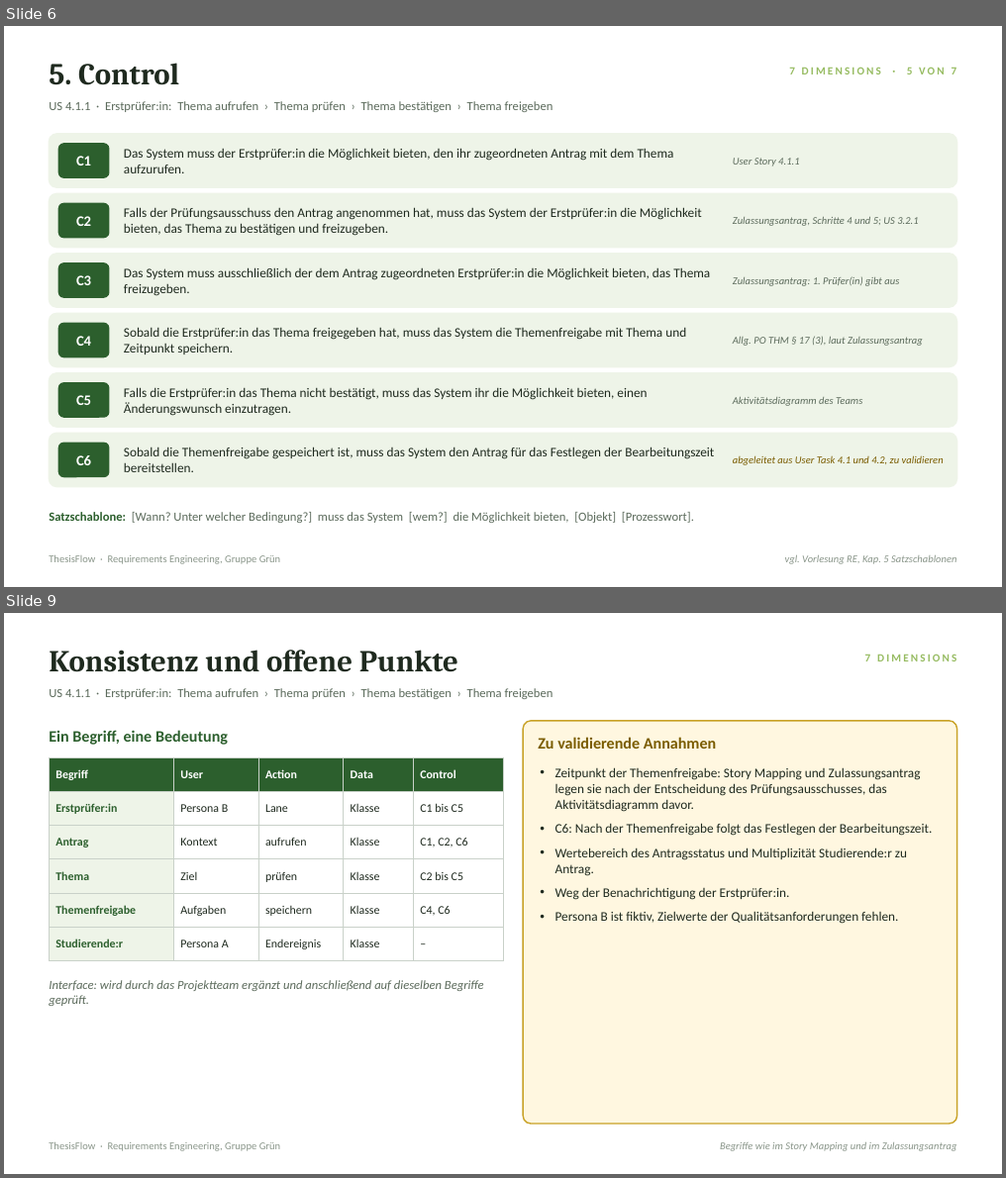
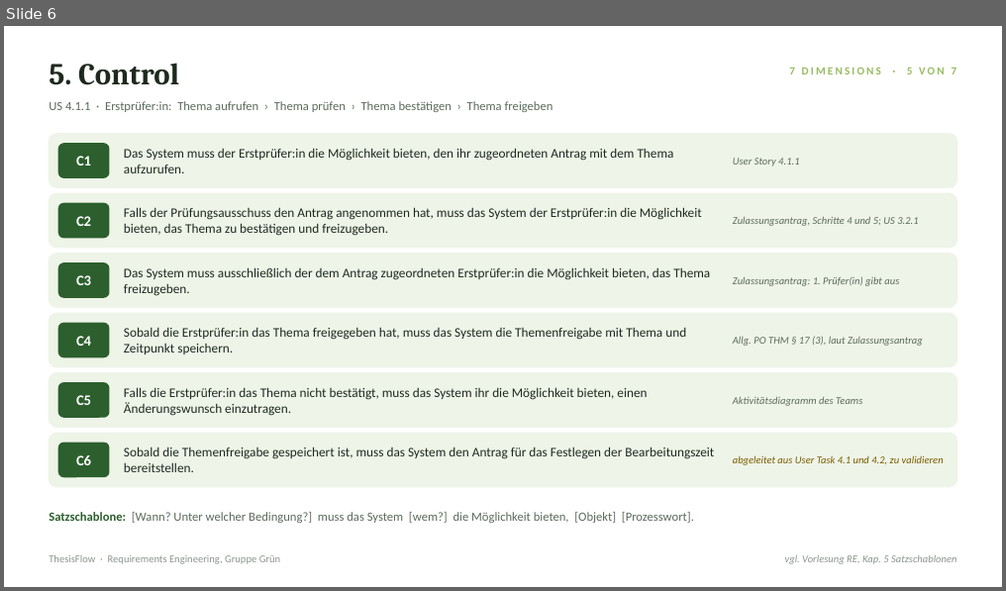
Before and after one commit to Gsng875/WK_1610-Requirements-Engineering-WPF-Gruppe-Gruen, a slide deck: D2D User Story/7_Dimensions_Erstpruefer_Themenfreigabe.pptx. Shown one above the other, each under a label of ours: slides 6 and 9 before the commit, slide 6 after it; the slides between them are not shown. The pictures are 1006x1178 and 1006x591 pixels, drawn with LibreOffice and Linux fonts; fonts in the diff are those of the drawing. Boxes give left, top, right and bottom in pixels: in the first picture for what was removed or moved away, otherwise in the second. Text is boxed around its words. In the diff, an @@ line names an element or a change of style, - is before the commit and + after.

Commit message:
docs: replace 7 dimensions presentation with team-edited version

```diff
--- a/D2D User Story/7_Dimensions_Erstpruefer_Themenfreigabe.pptx
+++ b/D2D User Story/7_Dimensions_Erstpruefer_Themenfreigabe.pptx
@@ slide 9 removed at (x1=4, y1=613, x2=1002, y2=1174), background #FFFFFF @@
@@ text removed at (x1=49, y1=650, x2=458, y2=672) @@
-Konsistenz und offene Punkte
@@ text removed at (x1=865, y1=654, x2=956, y2=662) @@
-7 DIMENSIONS
@@ text removed at (x1=49, y1=688, x2=553, y2=699) @@
-US 4.1.1 · Erstprüfer:in: Thema aufrufen › Thema prüfen › Thema bestätigen › Thema freigeben
@@ text removed at (x1=49, y1=730, x2=228, y2=745) @@
-Ein Begriff, eine Bedeutung
@@ rounded rectangle removed at (x1=523, y1=721, x2=957, y2=1124) @@
@@ table removed at (x1=49, y1=758, x2=503, y2=954), 6 rows, 5 columns @@
-Begriff | User | Action | Data | Control
-Erstprüfer:in | Persona B | Lane | Klasse | C1 bis C5
-Antrag | Kontext | aufrufen | Klasse | C1, C2, C6
-Thema | Ziel | prüfen | Klasse | C2 bis C5
-Themenfreigabe | Aufgaben | speichern | Klasse | C4, C6
-Studierende:r | Persona A | Endereignis | Klasse | –
@@ text removed at (x1=538, y1=737, x2=716, y2=749) @@
-Zu validierende Annahmen
@@ text removed at (x1=555, y1=767, x2=932, y2=924) @@
-• Zeitpunkt der Themenfreigabe: Story Mapping und Zulassungsantrag legen sie nach der Entscheidung des Prüfungsausschusses, das Aktivitätsdiagramm davor.
-• C6: Nach der Themenfreigabe folgt das Festlegen der Bearbeitungszeit.
-• Wertebereich des Antragsstatus und Multiplizität Studierende:r zu Antrag.
-• Weg der Benachrichtigung der Erstprüfer:in.
-• Persona B ist fiktiv, Zielwerte der Qualitätsanforderungen fehlen.
@@ text removed at (x1=49, y1=980, x2=484, y2=1006) @@
-Interface: wird durch das Projektteam ergänzt und anschließend auf dieselben Begriffe geprüft.
@@ text removed at (x1=49, y1=1143, x2=280, y2=1152) @@
-ThesisFlow · Requirements Engineering, Gruppe Grün
@@ text removed at (x1=720, y1=1143, x2=957, y2=1152) @@
-Begriffe wie im Story Mapping und im Zulassungsantrag
```
Also in this commit, not shown: 4 slides changed.
